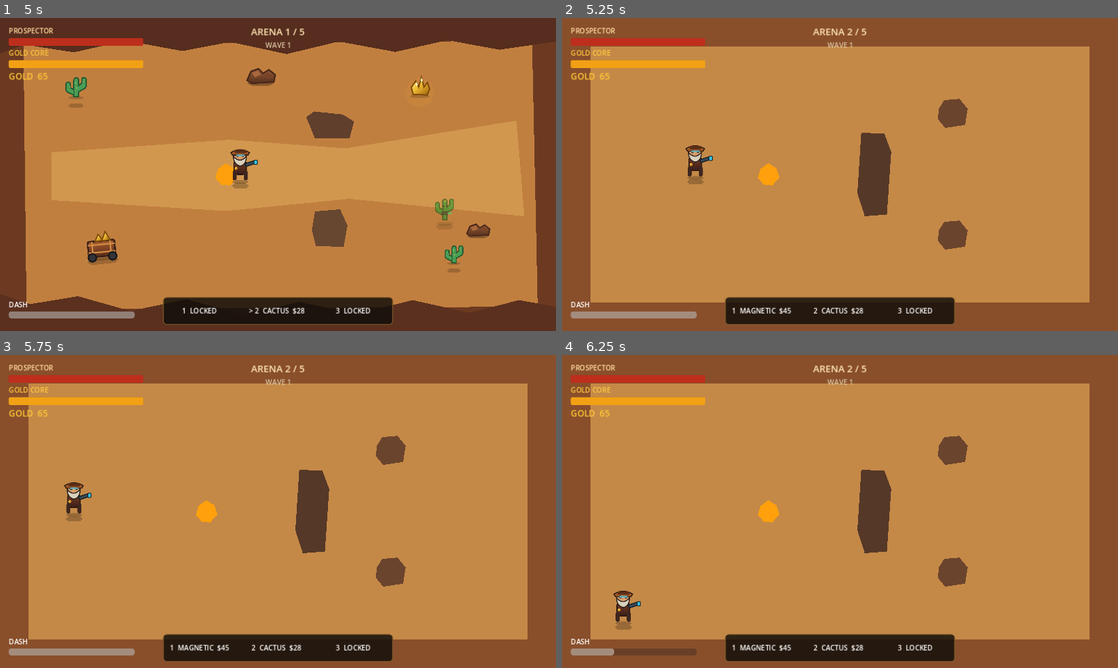
Above: before the commit, frames 1-4 (two rows, left to right).
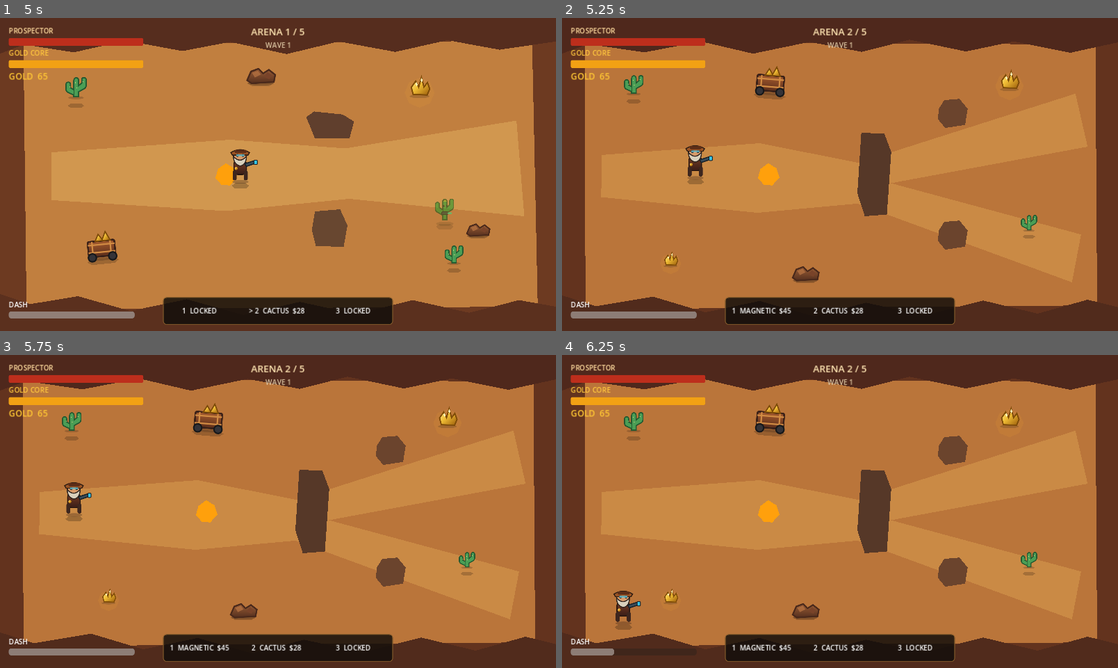
Above: after the commit, the same moments.

Repository: motomotoo1997-art/monster-quest
Game: Godot game, scene res://scenes/main/Main.tscn
The game is run twice, just before and just after one commit, with the same random seed, the same clock (stepped at 60 frames per second) and the same inputs.
Inputs (mouse positions are in pixels of both pictures, inside the frame that each line leads up to):
- Up to frame 1 (5 s): click "START RUN" at 0.5 s; tap Enter at 1.25 s; move the mouse to (400, 158) at 1.27 s; hold D (move_right) 1.28-2.03 s; tap E (ability_e) at 1.35 s; move the mouse to (166, 190) at 2.02 s; hold S (move_down) 2.03-2.78 s; tap Q (ability_q) at 2.1 s; move the mouse to (333, 105) at 2.77 s; hold D (move_right) 2.78-3.53 s; tap R (ability_r) at 2.85 s; move the mouse to (250, 237) at 3.52 s; hold W (move_up) 3.53-4.28 s; tap 1 (build_1) at 3.6 s; move the mouse to (444, 221) at 4.27 s; hold A (move_left) from 4.28 s (still down); tap 2 (build_2) at 4.35 s
- Up to frame 2 (5.25 s): keep holding A (move_left); move the mouse to (673, 127) at 5.02 s; tap 3 (build_3) at 5.1 s
- Up to frame 3 (5.75 s): keep holding A (move_left)
- Up to frame 4 (6.25 s): move the mouse to (867, 511) at 5.77 s; release A (move_left) at 5.78 s; hold S (move_down) from 5.78 s (still down); tap Space (dash) at 5.85 s

Frame 1 is identical in both runs. In frame 2, 24% of the frame differs, in the area x 0-100%, y 0-100%; in frame 3, 24%; in frame 4, 24%.

Commit message:
art: give arena 2 split-canyon visual pass

Diff:
--- a/gold-rush-roguelike/scenes/arenas/Arena02.tscn
+++ b/gold-rush-roguelike/scenes/arenas/Arena02.tscn
@@ -1,4 +1,9 @@
-[gd_scene load_steps=4 format=3]
+[gd_scene load_steps=8 format=3]
+
+[ext_resource type="PackedScene" path="res://scenes/environment/CactusProp.tscn" id="1_cactus"]
+[ext_resource type="PackedScene" path="res://scenes/environment/RockClusterProp.tscn" id="2_rocks"]
+[ext_resource type="PackedScene" path="res://scenes/environment/MineCartProp.tscn" id="3_cart"]
+[ext_resource type="PackedScene" path="res://scenes/environment/GoldVeinProp.tscn" id="4_gold"]
 
 [sub_resource type="RectangleShape2D" id="BuildShape"]
 size = Vector2(1120, 560)
@@ -13,72 +18,95 @@
 y_sort_enabled = true
 
 [node name="Ground" type="Polygon2D" parent="."]
-z_index = -20
-polygon = PackedVector2Array(0, 0, 1280, 0, 1280, 720, 0, 720)
-color = Color(0.54, 0.31, 0.17, 1)
+z_index = -30
+polygon = PackedVector2Array(0,0,1280,0,1280,720,0,720)
+color = Color(0.39,0.20,0.12,1)
 
-[node name="InnerSand" type="Polygon2D" parent="."]
-z_index = -19
-polygon = PackedVector2Array(65, 65, 1215, 65, 1215, 655, 65, 655)
-color = Color(0.77, 0.54, 0.28, 1)
+[node name="CanyonFloor" type="Polygon2D" parent="."]
+z_index = -29
+polygon = PackedVector2Array(52,55,1228,61,1232,661,54,670)
+color = Color(0.73,0.46,0.23,1)
+
+[node name="SplitTrail" type="Polygon2D" parent="."]
+z_index = -28
+polygon = PackedVector2Array(92,315,455,288,682,333,1182,174,1210,296,757,380,1195,498,1174,608,680,427,450,448,90,412)
+color = Color(0.86,0.63,0.32,0.48)
+
+[node name="CanyonNorth" type="Polygon2D" parent="."]
+z_index = -27
+polygon = PackedVector2Array(0,0,1280,0,1280,56,1170,80,1040,54,930,77,800,50,690,78,570,55,440,82,320,54,190,79,60,60,0,82)
+color = Color(0.31,0.16,0.11,1)
+
+[node name="CanyonSouth" type="Polygon2D" parent="."]
+z_index = -27
+polygon = PackedVector2Array(0,638,78,663,210,641,330,677,455,651,580,686,700,655,835,684,970,650,1095,680,1210,648,1280,665,1280,720,0,720)
+color = Color(0.32,0.17,0.11,1)
 
 [node name="BuildZone" type="Area2D" parent="." groups=["build_zone"]]
-position = Vector2(640, 360)
+position = Vector2(640,360)
 collision_layer = 16
 collision_mask = 0
 monitoring = false
 monitorable = true
-
 [node name="CollisionShape2D" type="CollisionShape2D" parent="BuildZone"]
 shape = SubResource("BuildShape")
 
 [node name="PlayerSpawn" type="Marker2D" parent="." groups=["player_spawn"]]
-position = Vector2(315, 360)
-
+position = Vector2(315,360)
 [node name="CoreSpawn" type="Marker2D" parent="." groups=["core_spawn"]]
-position = Vector2(475, 360)
-
+position = Vector2(475,360)
 [node name="EnemySpawnNE" type="Marker2D" parent="." groups=["enemy_spawn"]]
-position = Vector2(1110, 135)
-
+position = Vector2(1110,135)
 [node name="EnemySpawnE" type="Marker2D" parent="." groups=["enemy_spawn"]]
-position = Vector2(1170, 360)
-
+position = Vector2(1170,360)
 [node name="EnemySpawnSE" type="Marker2D" parent="." groups=["enemy_spawn"]]
-position = Vector2(1110, 585)
+position = Vector2(1110,585)
 
 [node name="RockWall" type="StaticBody2D" parent="."]
-position = Vector2(720, 360)
+position = Vector2(720,360)
 collision_layer = 1
 collision_mask = 1
-
 [node name="Visual" type="Polygon2D" parent="RockWall"]
-polygon = PackedVector2Array(-31, -96, 22, -94, 38, -52, 28, 92, -23, 96, -40, 43)
-color = Color(0.34, 0.22, 0.16, 1)
-
+polygon = PackedVector2Array(-31,-96,22,-94,38,-52,28,92,-23,96,-40,43)
+color = Color(0.34,0.22,0.16,1)
 [node name="CollisionShape2D" type="CollisionShape2D" parent="RockWall"]
 shape = SubResource("LongRock")
 
 [node name="PillarNorth" type="StaticBody2D" parent="."]
-position = Vector2(900, 220)
+position = Vector2(900,220)
 collision_layer = 1
 collision_mask = 1
-
 [node name="Visual" type="Polygon2D" parent="PillarNorth"]
-polygon = PackedVector2Array(-32, -12, -20, -31, 15, -34, 34, -11, 28, 26, -18, 33, -35, 12)
-color = Color(0.42, 0.27, 0.18, 1)
-
+polygon = PackedVector2Array(-32,-12,-20,-31,15,-34,34,-11,28,26,-18,33,-35,12)
+color = Color(0.42,0.27,0.18,1)
 [node name="CollisionShape2D" type="CollisionShape2D" parent="PillarNorth"]
 shape = SubResource("PillarShape")
 
 [node name="PillarSouth" type="StaticBody2D" parent="."]
-position = Vector2(900, 500)
+position = Vector2(900,500)
 collision_layer = 1
 collision_mask = 1
-
 [node name="Visual" type="Polygon2D" parent="PillarSouth"]
-polygon = PackedVector2Array(-32, -12, -20, -31, 15, -34, 34, -11, 28, 26, -18, 33, -35, 12)
-color = Color(0.42, 0.27, 0.18, 1)
-
+polygon = PackedVector2Array(-32,-12,-20,-31,15,-34,34,-11,28,26,-18,33,-35,12)
+color = Color(0.42,0.27,0.18,1)
 [node name="CollisionShape2D" type="CollisionShape2D" parent="PillarSouth"]
 shape = SubResource("PillarShape")
+
+[node name="CactusWest" parent="." instance=ExtResource("1_cactus")]
+position = Vector2(165,170)
+scale = Vector2(0.75,0.75)
+[node name="CactusEast" parent="." instance=ExtResource("1_cactus")]
+position = Vector2(1075,485)
+scale = Vector2(0.62,0.62)
+[node name="RocksSouth" parent="." instance=ExtResource("2_rocks")]
+position = Vector2(560,585)
+scale = Vector2(0.82,0.82)
+[node name="MineCartNorth" parent="." instance=ExtResource("3_cart")]
+position = Vector2(480,155)
+rotation = 0.08
+[node name="GoldVeinNE" parent="." instance=ExtResource("4_gold")]
+position = Vector2(1030,150)
+scale = Vector2(0.74,0.74)
+[node name="GoldVeinSW" parent="." instance=ExtResource("4_gold")]
+position = Vector2(250,560)
+scale = Vector2(0.55,0.55)
